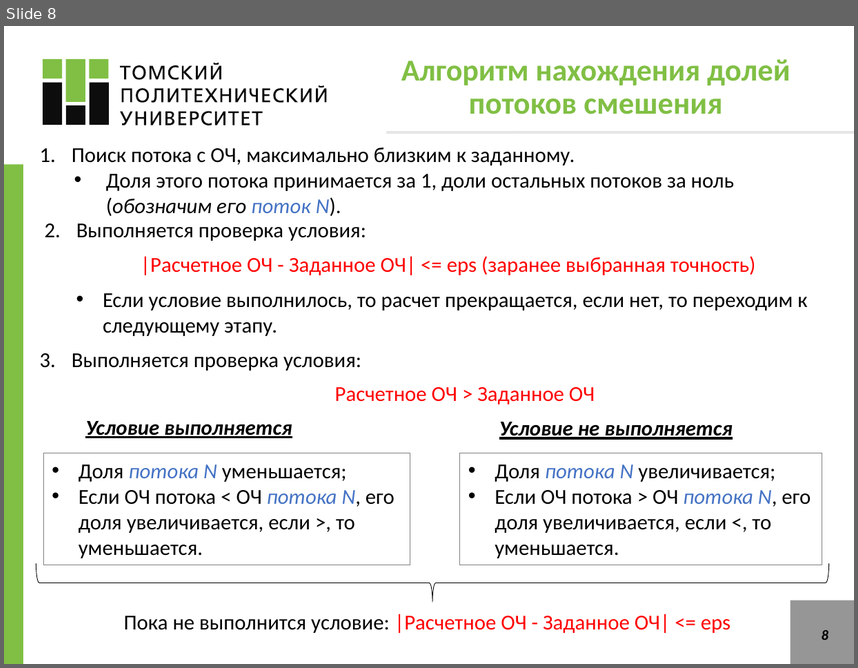
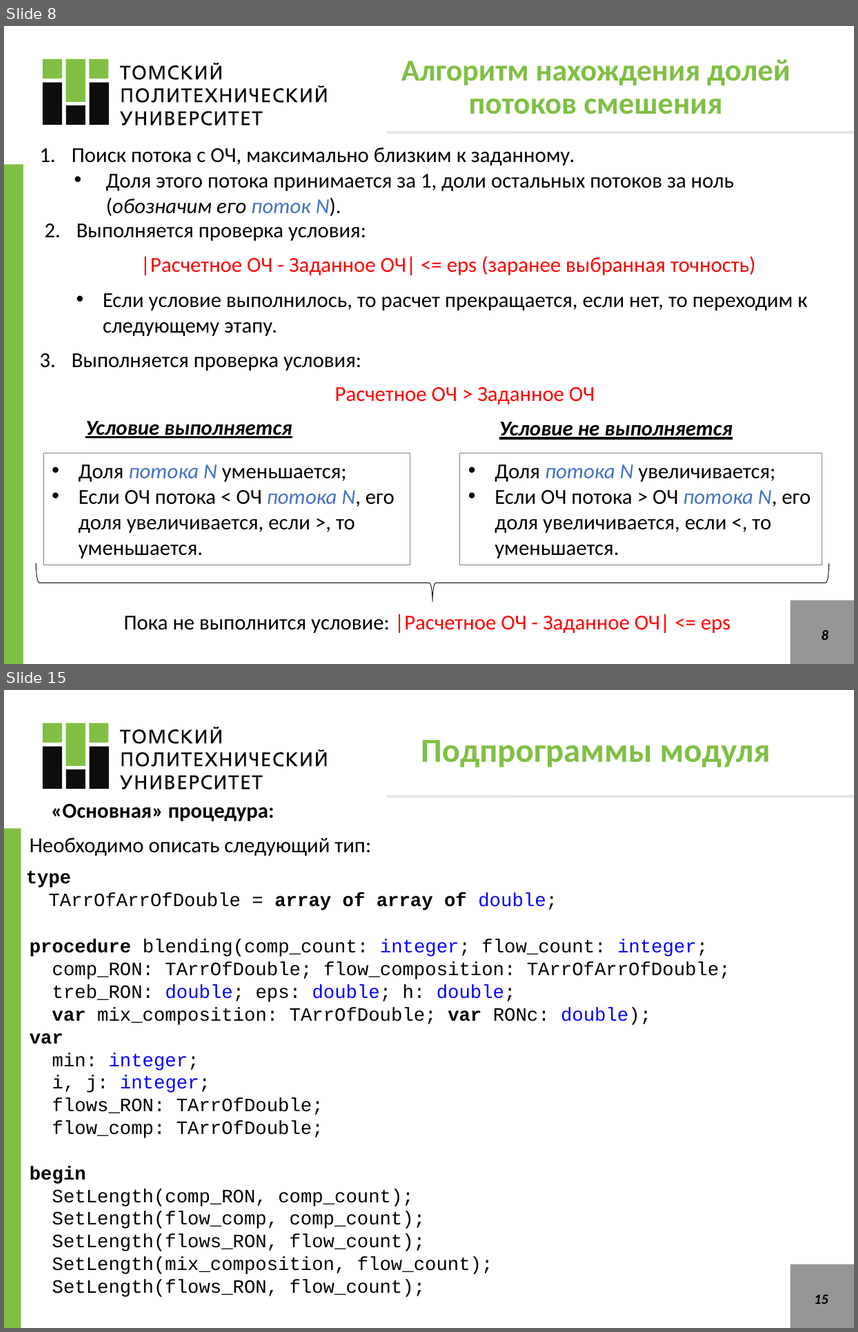
Before and after one commit to VChuzlov/SA, a slide deck: ЛБ1_blending/ЛБ_1.pptx. Shown one above the other, each under a label of ours: slide 8 before the commit, slides 8 and 15 after it; the slides between them are not shown. The pictures are 858x668 and 858x1332 pixels, drawn with LibreOffice and Linux fonts; fonts in the diff are those of the drawing. Boxes give left, top, right and bottom in pixels: in the first picture for what was removed or moved away, otherwise in the second. Text is boxed around its words. In the diff, an @@ line names an element or a change of style, - is before the commit and + after.

```diff
--- a/ЛБ1_blending/ЛБ_1.pptx
+++ b/ЛБ1_blending/ЛБ_1.pptx
@@ slide 15 added at [4, 690, 854, 1328], background #FFFFFF @@
@@ freeform shape added at [43, 723, 109, 766], fill #80BF44 @@
@@ freeform shape added at [120, 727, 326, 789], fill #0D0D0D @@
@@ freeform shape added at [43, 746, 110, 789], fill #0D0D0D @@
@@ title added at [421, 740, 771, 767], 28.6 pt, text #80BF44, bold @@
+Подпрограммы модуля
@@ text added at [51, 803, 274, 821], 18 pt, text #000000, bold @@
+«Основная» процедура:
@@ line added from (386, 796) to (854, 796), #E7E6E6 2.25 pt @@
@@ rectangle added at [4, 829, 21, 1328], fill #80BF44 @@
@@ text added at [30, 838, 371, 856], 18 pt, text #000000 @@
+Необходимо описать следующий тип:
@@ text added at [26, 870, 557, 910], 16 pt, text #000000 @@
+type
+TArrOfArrOfDouble = array of array of double;
@@ text added at [30, 939, 731, 1297], 16 pt, text #000000 @@
+procedure blending(comp_count: integer; flow_count: integer;
+comp_RON: TArrOfDouble; flow_composition: TArrOfArrOfDouble;
+treb_RON: double; eps: double; h: double;
+var mix_composition: TArrOfDouble; var RONc: double);
+var
+min: integer;
+i, j: integer;
+flows_RON: TArrOfDouble;
+flow_comp: TArrOfDouble;
+begin
+SetLength(comp_RON, comp_count);
+SetLength(flow_comp, comp_count);
+SetLength(flows_RON, flow_count);
+SetLength(mix_composition, flow_count);
+SetLength(flows_RON, flow_count);
@@ rectangle added at [791, 1264, 854, 1328], fill #969696 @@
@@ page number added at [814, 1294, 829, 1303], 12 pt, text #000000, bold, italic @@
+15
```
Also in this commit, not shown: 3 slides changed, 9 other slides added, 15 slides removed, 24 other files.
